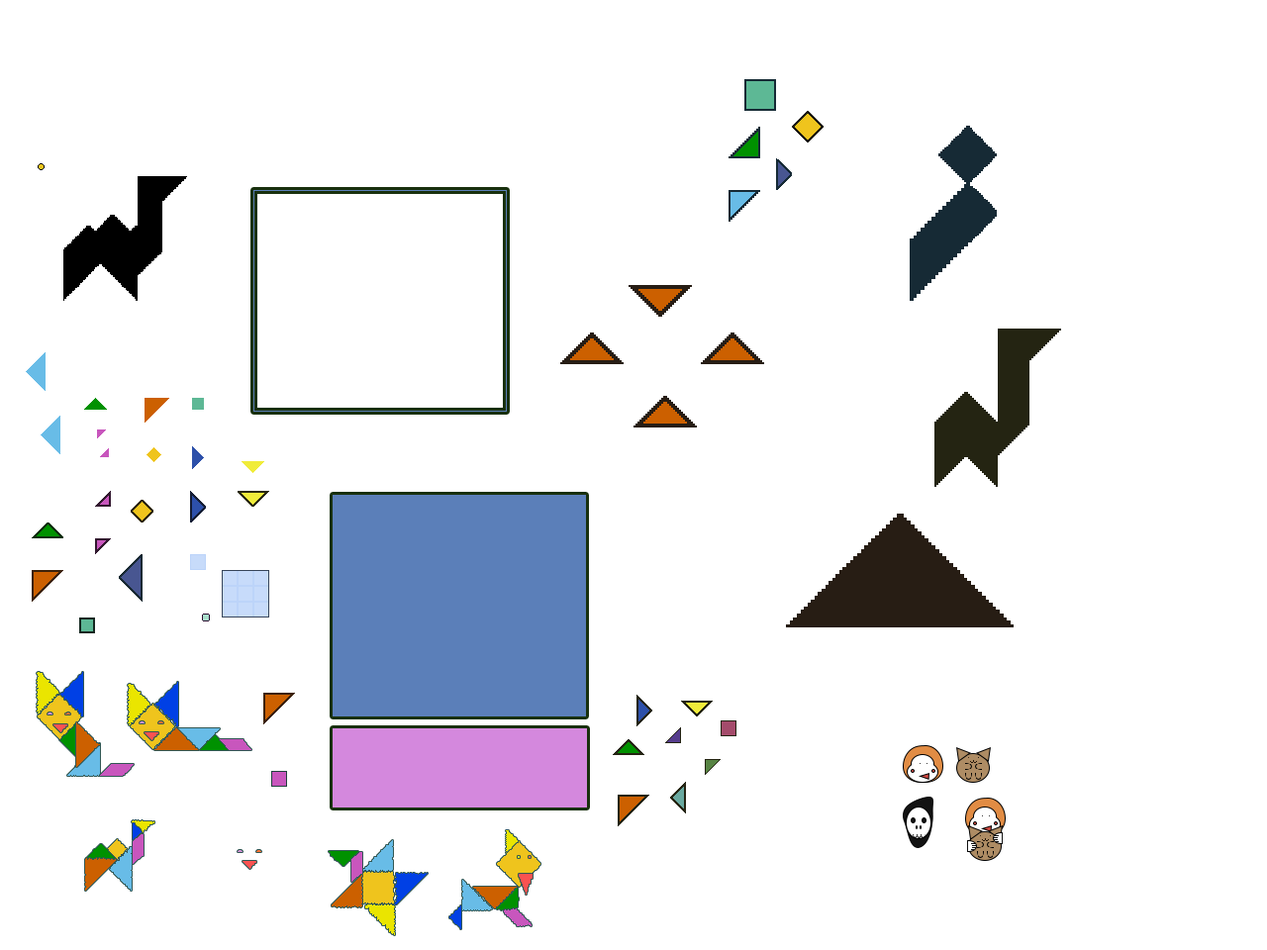
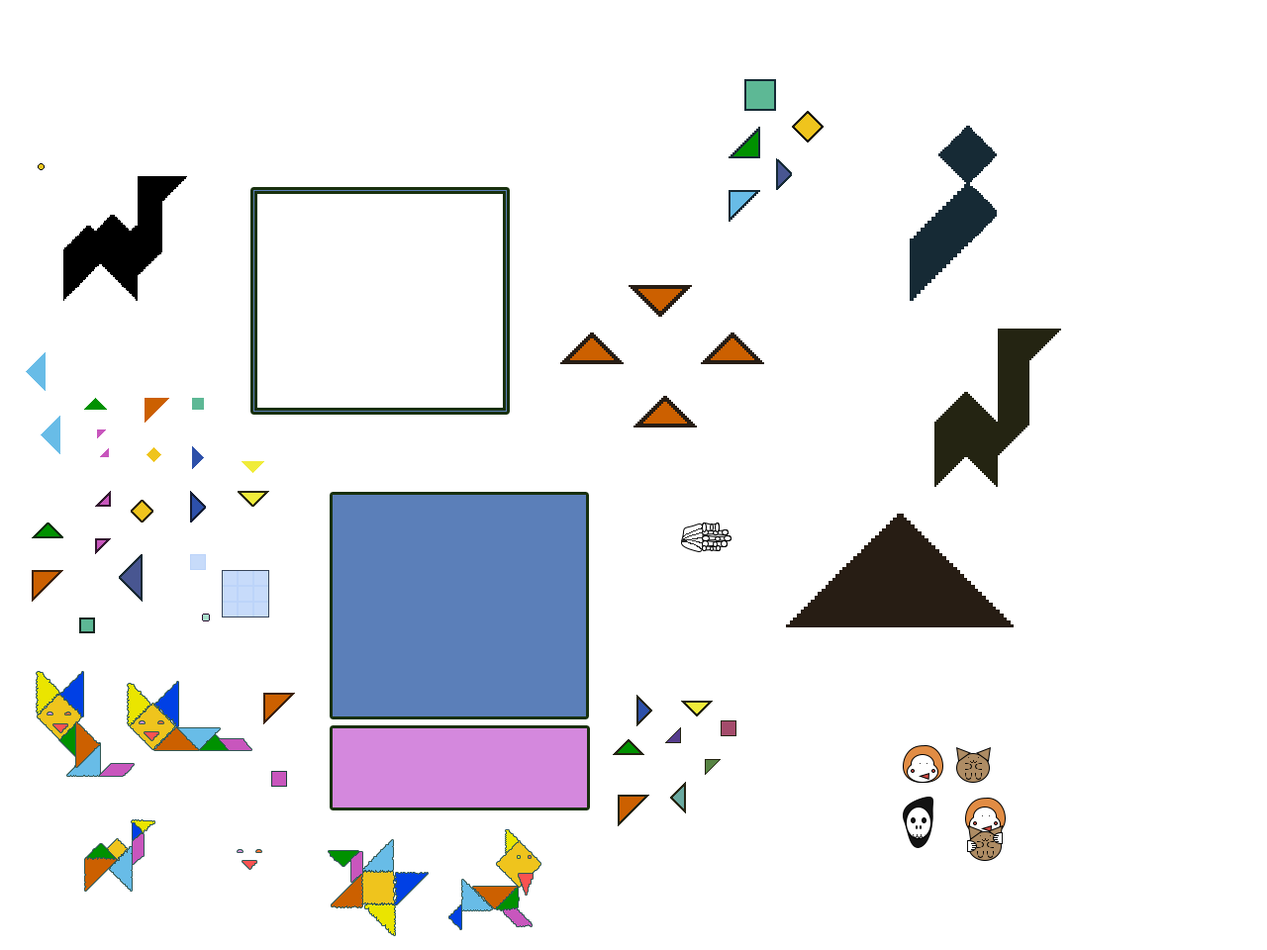
Before/after of a 1267 × 950 layered artwork. What changed in the layer stack:
added layer "Слой 11" above "Эллипс 2 копия 6" over [680, 527, 703, 550]
added layer "Эллипс 2 копия 6" (1st of 3) above "Эллипс 2 копия 6" over [714, 522, 720, 533]
added layer "Эллипс 2 копия 6" (2nd of 3) above "Эллипс 2 копия 6" over [709, 523, 714, 532]
added layer "Эллипс 2 копия 6" (3rd of 3) above "Эллипс 2 копия 5" over [701, 522, 707, 533]
added layer "Эллипс 2 копия 5" (1st of 3) above "Эллипс 2 копия 5" over [715, 545, 721, 552]
added layer "Эллипс 2 копия 5" (2nd of 3) above "Эллипс 2 копия 5" over [709, 546, 714, 552]
added layer "Эллипс 2 копия 5" (3rd of 3) above "Эллипс 2 копия 4" over [701, 545, 707, 552]
added layer "Эллипс 2 копия 4" (1st of 3) above "Эллипс 2 копия 4" over [720, 540, 728, 548]
added layer "Эллипс 2 копия 4" (2nd of 3) above "Эллипс 2 копия 4" over [712, 541, 718, 548]
added layer "Эллипс 2 копия 4" (3rd of 3) above "Эллипс 2 копия 3" over [701, 540, 709, 548]
added layer "Эллипс 2 копия 3" (1st of 3) above "Эллипс 2 копия 3" over [723, 535, 732, 542]
added layer "Эллипс 2 копия 3" (2nd of 3) above "Эллипс 2 копия 3" over [714, 536, 721, 542]
added layer "Эллипс 2 копия 3" (3rd of 3) above "Эллипс 2 копия 2" over [701, 535, 710, 542]
added layer "Эллипс 2 копия 2" above "Эллипс 2 копия" over [721, 529, 729, 536]
added layer "Эллипс 2 копия" above "Эллипс 2" over [712, 530, 719, 536]
added layer "Эллипс 2" (1st of 4) above "Эллипс 1" over [701, 529, 709, 536]
added layer "Эллипс 1" (1st of 2) above "Эллипс 3 копия 4" over [680, 523, 704, 553]
added layer "Эллипс 3 копия 4" above "Эллипс 3" over [701, 522, 720, 533]
added layer "Эллипс 3" (1st of 3) above "Эллипс 3 копия" over [701, 529, 729, 536]
added layer "Эллипс 3 копия" above "Эллипс 3 копия 2" over [700, 535, 732, 542]
added layer "Эллипс 3 копия 2" above "Эллипс 3 копия 3" over [701, 540, 728, 548]
added layer "Эллипс 3 копия 3" above "Эллипс 9" over [701, 545, 721, 552]
